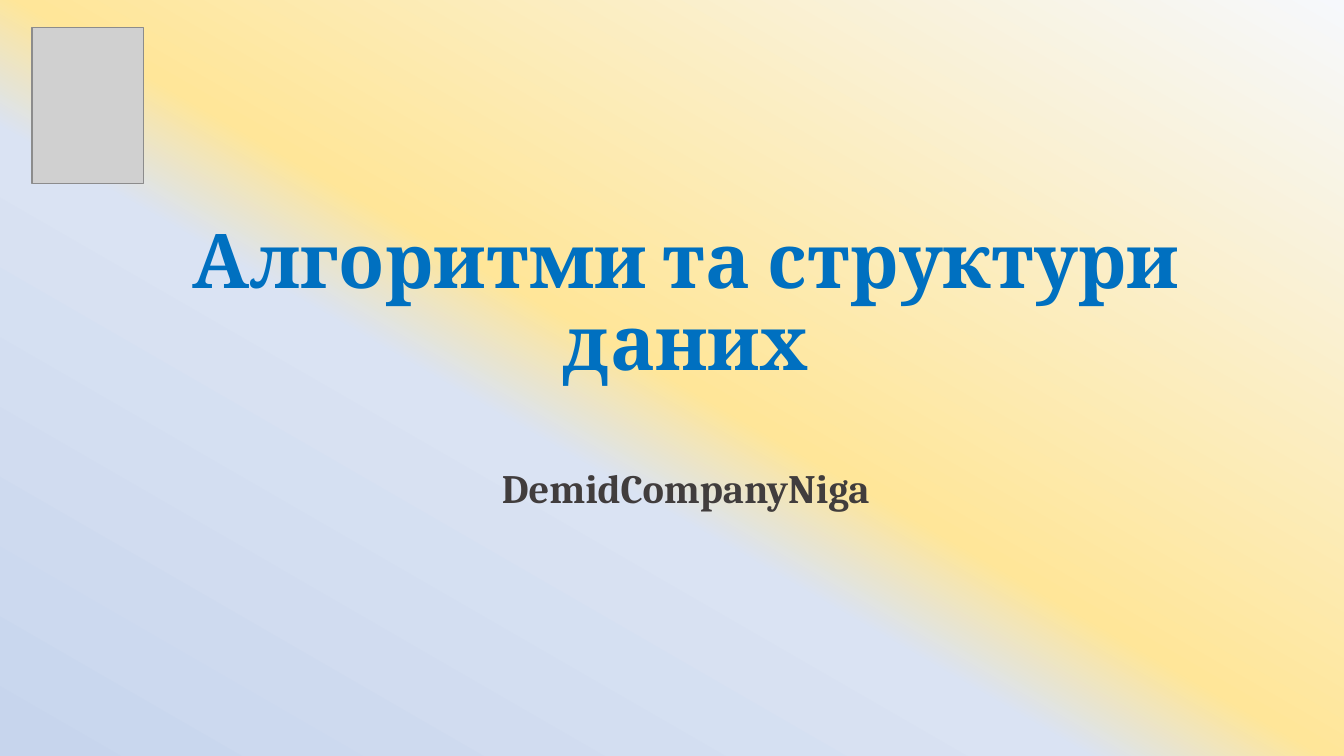
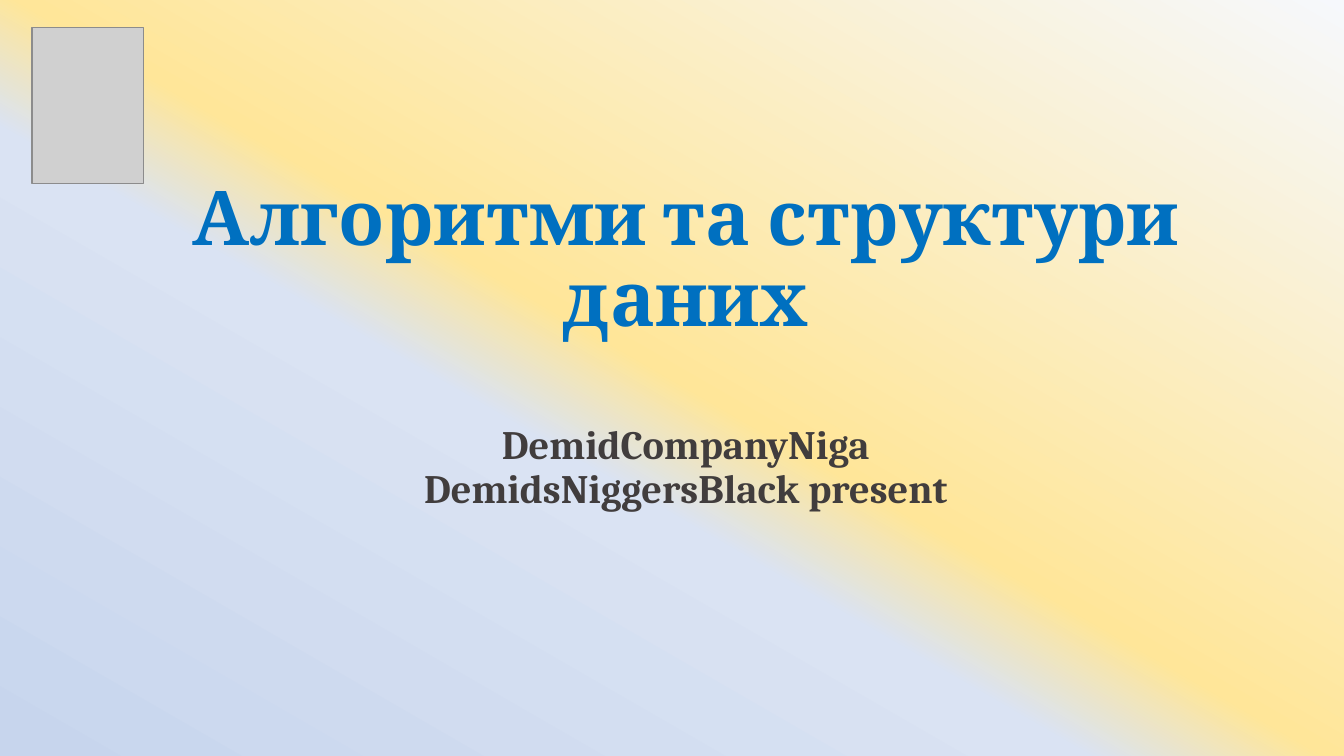
Before and after one commit to ArtemKlym/git_presentation, a slide deck: slide 1 of Git_1 part.pptx. Drawn at 1344x756 pixels with LibreOffice and Linux fonts; fonts in the diff are those of the drawing; grey boxes stand for pictures. Boxes give left, top, right and bottom in pixels: in the first picture for what was removed or moved away, otherwise in the second. Text is boxed around its words. In the diff, an @@ line names an element or a change of style, - is before the commit and + after.

```diff
--- a/Git_1 part.pptx
+++ b/Git_1 part.pptx
@@ title at (192, 191, 1179, 512): text changed; size 54 to 28.8 pt; text colour #0070C0 to #413D3D @@
-Алгоритми та структури даних
-DemidCompanyNiga
+Алгоритми та структури даних
+DemidCompanyNiga
+DemidsNiggersBlack present
```
